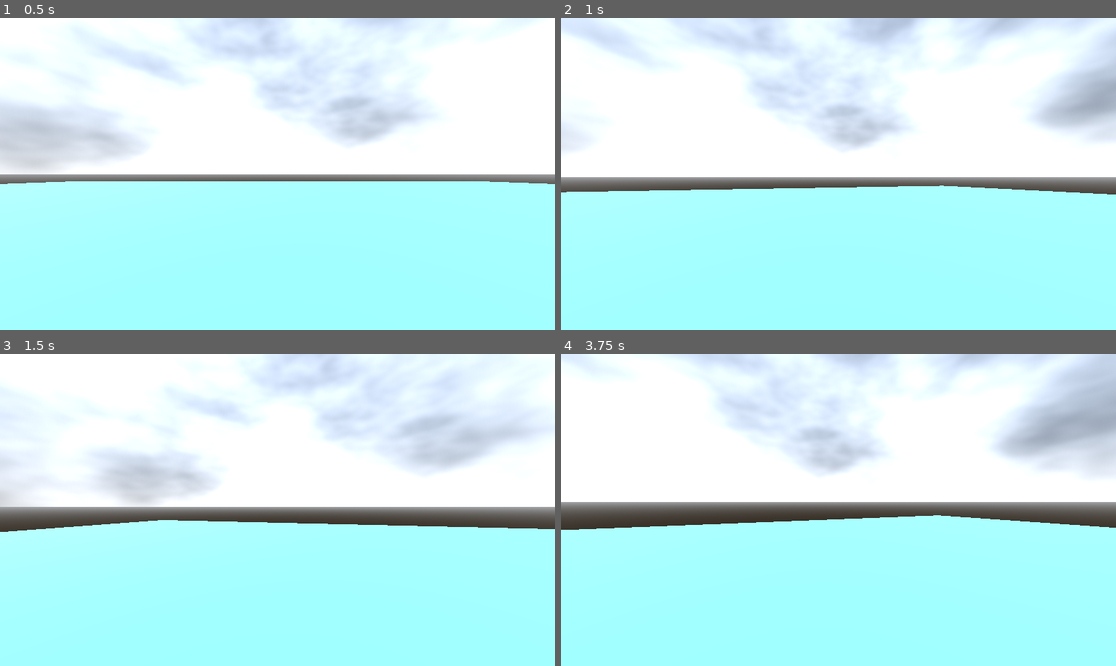
Above: before the commit, frames 1-4 (two rows, left to right).
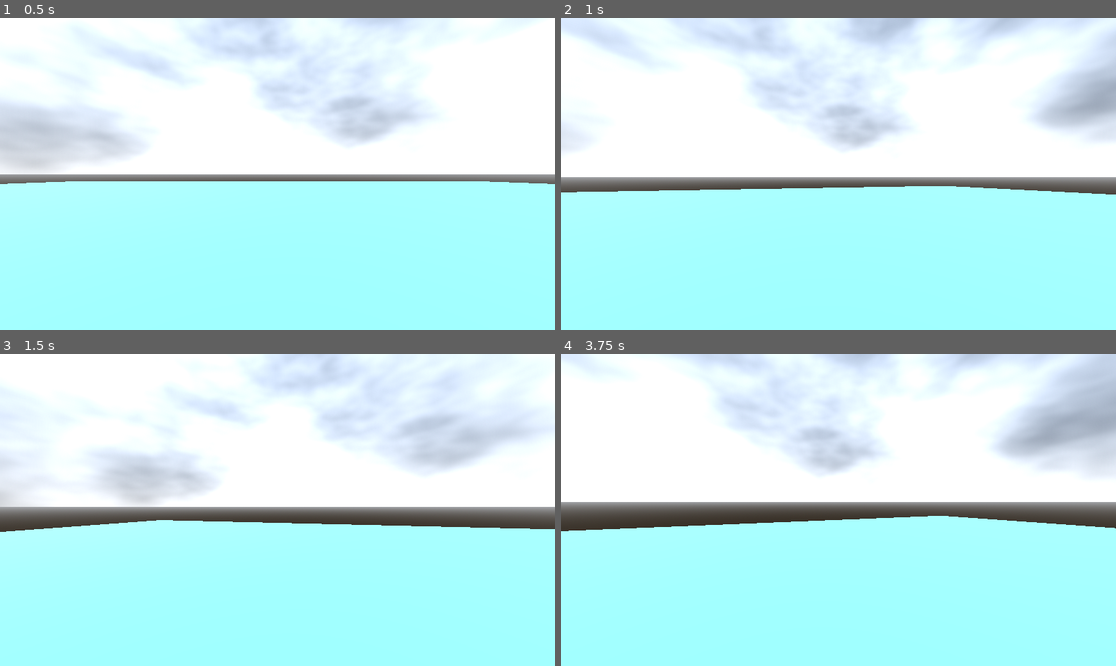
Above: after the commit, the same moments.

Repository: 1Magz1/FPS-Starter-Kit
Game: Godot game, scene res://Levels/General/general.tscn
Two runs of this game, one before a commit and one after it. Both use one fixed random seed, a clock stepped at 60 frames per second and the inputs below.
Inputs (mouse positions are in pixels of both pictures, inside the frame that each line leads up to):
- Up to frame 1 (0.5 s): no input
- Up to frame 2 (1 s): tap Enter at 0.5 s; move the mouse to (866, 174) at 0.52 s; hold W (move_forward) from 0.53 s (still down); hold C (action_crouch) from 0.53 s (still down); tap Space (action_jump) at 0.77 s; tap Shift (action_walk) at 0.8 s
- Up to frame 3 (1.5 s): keep holding W (move_forward); move the mouse to (249, 510) at 1.27 s; release C (action_crouch) at 1.28 s; tap Shift (action_walk) at 1.35 s
- Up to frame 4 (3.75 s): keep holding W (move_forward); tap Space (action_jump) at 1.52, 3.02, 3.5 s; tap C (action_crouch) at 1.55, 3.05 s; move the mouse to (849, 503) at 2.02 s; hold C (action_crouch) 2.03-2.78 s; tap Shift (action_walk) at 2.3, 2.85 s; move the mouse to (832, 516) at 2.77 s; move the mouse to (877, 513) at 3.52 s; hold C (action_crouch) from 3.53 s (still down)

Frame 1 is identical in both runs. In frame 2, less than 0.1% of the frame differs, in the area x 1-99%, y 53-57%; in frame 3, less than 0.1%; in frame 4, 0.2%, in the area x 0-100%, y 51-57%.

Commit message:
main
add movement_list

Diff:
--- a/Objects/Player/player.gd
+++ b/Objects/Player/player.gd
@@ -1,7 +1,8 @@
 extends CharacterBody3D
 
 @export var RUN_SPEED = 5
-@export var WOLK_SPEED = 2.5
+@export var WOLK_SPEED = 3
+@export var CROUCH_SPEED = 2
 @export var SENSITIVITY = 0.005
 @export var JUMP_VELOCITY = 4.5
 @export var DOUBLE_JUMP_TRESHOLD = 0.65
@@ -17,20 +18,27 @@
 	Crouch
 }
 const action_list = {
-	'WALK': 'action_walk'
+	'WALK': 'action_walk',
+	'CROUCH': 'action_crouch',
 }
+const movement_list = {
+	'LEFT': 'move_left',
+	'RIGHT': 'move_right',
+	'FORWARD': 'move_forward',
+	'BACK': 'move_back'
+}
+var gravity = ProjectSettings.get_setting("physics/3d/default_gravity")
+var input_movement = Vector2.ZERO
 var current_movement_state = MovementState.Idle
 var is_walk_btn_pressed = false
-
-
-var gravity = ProjectSettings.get_setting("physics/3d/default_gravity")
-var input_movement = Vector2.ZERO
+var is_crouch_btn_pressed = false
 
 func _ready():
 	Input.mouse_mode = Input.MOUSE_MODE_CAPTURED
 
 func _physics_process(delta):
-	toogle_switch("action_walk")
+	toogle_switch(action_list.WALK)
+	toogle_switch(action_list.CROUCH)
 	set_movement_state()
 	handle_jump(delta)
 	handle_movement()
@@ -55,6 +63,8 @@
 			current_speed = WOLK_SPEED
 		MovementState.Run:
 			current_speed = RUN_SPEED
+		MovementState.Crouch:
+			current_speed = CROUCH_SPEED
 
 	velocity.x = direction.x * current_speed
 	velocity.z = direction.z * current_speed
@@ -68,18 +78,24 @@
 		velocity.y -= JUMP_VELOCITY * delta
 
 func set_movement_state():
-	input_movement = Input.get_vector("move_left", "move_right", "move_forward", "move_back")
+	input_movement = Input.get_vector(
+		movement_list.LEFT,
+		movement_list.RIGHT,
+		movement_list.FORWARD,
+		movement_list.BACK)
 	var is_idle = input_movement == Vector2.ZERO
 
 	if is_idle:
 		current_movement_state = MovementState.Idle
 	elif is_walk_btn_pressed and !is_idle:
 		current_movement_state = MovementState.Walk
-	elif Input.is_action_pressed("action_crouch") and !is_idle:
+	elif is_crouch_btn_pressed and !is_idle:
 		current_movement_state = MovementState.Crouch
 	elif !is_walk_btn_pressed and !is_idle:
 		current_movement_state = MovementState.Run
 
 func toogle_switch(action_name: StringName):
-	if Input.is_action_just_pressed(action_name) and action_name == action_list['WALK']:
+	if Input.is_action_just_pressed(action_name) and action_name == action_list.WALK:
 		is_walk_btn_pressed = !is_walk_btn_pressed
+	elif Input.is_action_just_pressed(action_name) and action_name == action_list.CROUCH:
+		is_crouch_btn_pressed = !is_crouch_btn_pressed
